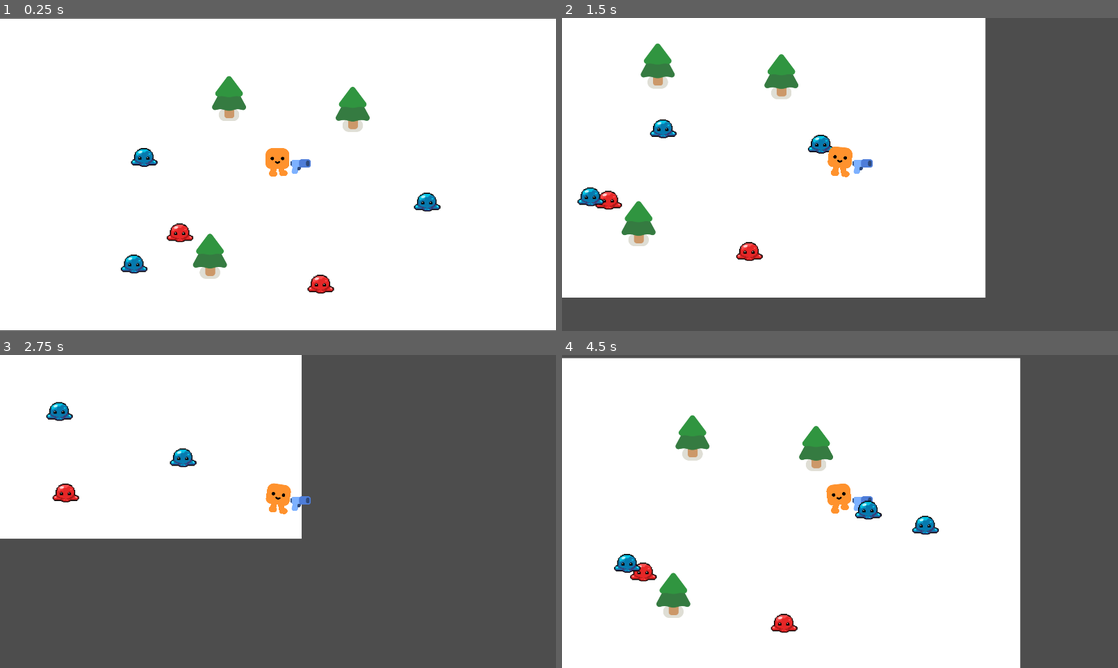
Above: before the commit, frames 1-4 (two rows, left to right).
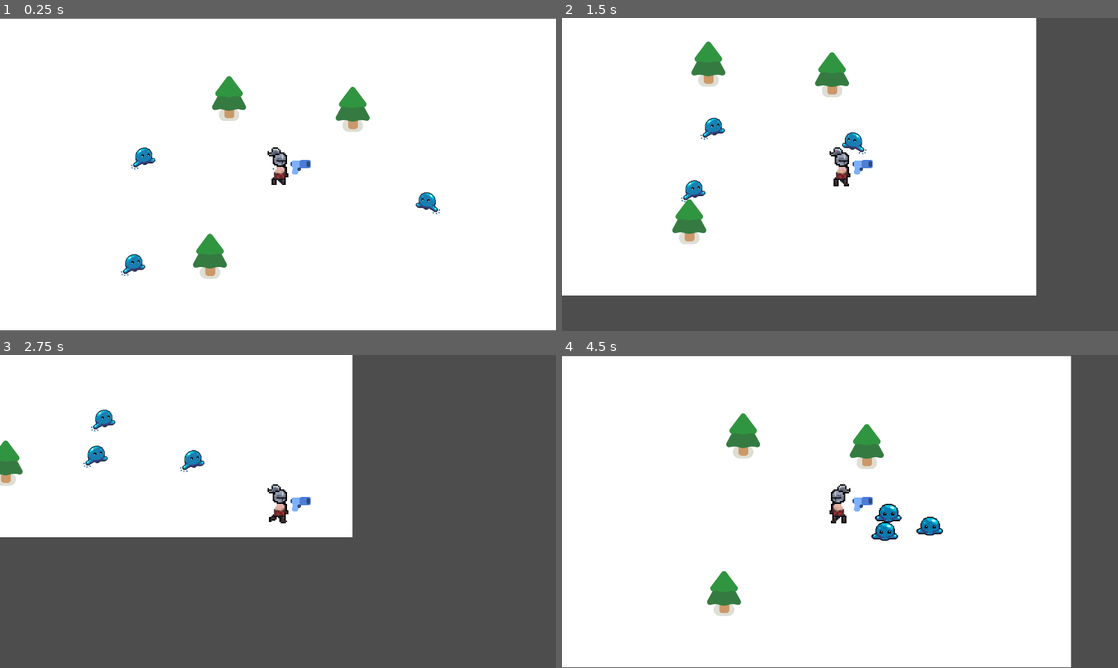
Above: after the commit, the same moments.

Repository: QuentinPerrusson21/Game-Jam
Game: Godot game, scene res://survivorsGame.tscn
Same seed, same stepped clock (60 frames per second), same inputs: the game is played once before the commit and once after it.
Inputs:
- Up to frame 1 (0.25 s): no input
- Up to frame 2 (1.5 s): hold D (move_right) 0.53-1.28 s; hold S (move_down) from 1.28 s (still down)
- Up to frame 3 (2.75 s): release S (move_down) at 2.03 s; hold D (move_right) from 2.03 s (still down)
- Up to frame 4 (4.5 s): release D (move_right) at 2.78 s; hold W (move_up) 2.78-3.53 s; hold A (move_left) from 3.53 s (still down)

The runs differ from the first frame. In frame 1, 1.4% of the frame differs, in the area x 21-80%, y 41-89%; in frame 2, 14%; in frame 3, 7.5%; in frame 4, 15%, in the area x 0-92%, y 0-100%.

Commit message:
ajout sens sur les mobs et le joueur

Diff:
--- a/mob.gd
+++ b/mob.gd
@@ -1,16 +1,20 @@
 extends CharacterBody2D
 
-
 @onready var player = get_node("/root/Game/Player")
-@onready var animated_sprite = $AnimatedSprite2D
 
 func _physics_process(delta):
 	var direction = global_position.direction_to(player.global_position)
+
 	velocity = direction * 250.0
 	move_and_slide()
 
-func update_animations(direction):
-	if direction == 0:
-		animated_sprite.play("idle")
+	update_animation(direction)
+
+func update_animation(move_input):
+	if move_input.length() > 0:
+		if move_input.x > 0:
+			$AnimatedSprite2D.flip_h = false
+		elif move_input.x < 0:
+			$AnimatedSprite2D.flip_h = true
 	else:
-		animated_sprite.play("run")
+		$AnimatedSprite2D.frame = 0
--- a/mob.tscn
+++ b/mob.tscn
@@ -49,8 +49,8 @@
 scale = Vector2(1.5, 1.5)
 sprite_frames = SubResource("SpriteFrames_1qmh0")
 animation = &"run"
-autoplay = "idle"
-frame_progress = 0.17078504
+autoplay = "run"
+frame_progress = 0.0063845236
 
 [node name="CollisionShape2D" type="CollisionShape2D" parent="." unique_id=89649084]
 position = Vector2(9, -38)
--- a/player.gd
+++ b/player.gd
@@ -1,12 +1,17 @@
 extends CharacterBody2D
 
 func _physics_process(delta):
-	var direction = Input.get_vector("move_left","move_right",
-	"move_up","move_down")
+	var direction = Input.get_vector("move_left","move_right", "move_up","move_down")
 	velocity = direction * 600
 	move_and_slide()
 
+	if direction.x > 0:
+		%Chevalier.flip_h = false
+	elif direction.x < 0:
+		%Chevalier.flip_h = true
+
+	# 3. Animations
 	if velocity.length() > 0.0:
-		%HappyBoo.play_walk_animation()
+		%Chevalier.play("run")
 	else:
-		%HappyBoo.play_idle_animation()
+		%Chevalier.play("idle")
--- a/player.tscn
+++ b/player.tscn
@@ -1,23 +1,80 @@
 [gd_scene format=3 uid="uid://c1sx7bic4uhdj"]
 
-[ext_resource type="PackedScene" uid="uid://pbmyh1qru7p" path="res://characters/happy_boo/happy_boo.tscn" id="1_4flbx"]
 [ext_resource type="Script" uid="uid://yh2ao5or56lq" path="res://player.gd" id="1_onrkg"]
+[ext_resource type="Texture2D" uid="uid://so1v2tosnocu" path="res://characters/Classe/barbare-droite-1.png" id="2_sweqy"]
+[ext_resource type="Texture2D" uid="uid://w3cq81i3ufoa" path="res://characters/Classe/barbare-droite-3.png" id="3_2hs0m"]
 [ext_resource type="PackedScene" uid="uid://du5i8r7jdycua" path="res://gun.tscn" id="3_i3pqv"]
+[ext_resource type="Texture2D" uid="uid://j4tdahf2oec1" path="res://characters/Classe/barbare-droite-2.png" id="4_1jxqw"]
 
-[sub_resource type="CircleShape2D" id="CircleShape2D_onrkg"]
-radius = 43.0
+[sub_resource type="AtlasTexture" id="AtlasTexture_dw050"]
+atlas = ExtResource("2_sweqy")
+region = Rect2(0, 0, 192, 192)
+
+[sub_resource type="AtlasTexture" id="AtlasTexture_b26j0"]
+atlas = ExtResource("3_2hs0m")
+region = Rect2(0, 0, 192, 192)
+
+[sub_resource type="AtlasTexture" id="AtlasTexture_n7ghd"]
+atlas = ExtResource("2_sweqy")
+region = Rect2(0, 0, 192, 192)
+
+[sub_resource type="AtlasTexture" id="AtlasTexture_nvl01"]
+atlas = ExtResource("4_1jxqw")
+region = Rect2(0, 0, 192, 192)
+
+[sub_resource type="AtlasTexture" id="AtlasTexture_sweqy"]
+atlas = ExtResource("3_2hs0m")
+region = Rect2(0, 0, 192, 192)
+
+[sub_resource type="SpriteFrames" id="SpriteFrames_ivps1"]
+animations = [{
+"frames": [{
+"duration": 1.0,
+"texture": SubResource("AtlasTexture_dw050")
+}, {
+"duration": 1.0,
+"texture": SubResource("AtlasTexture_b26j0")
+}],
+"loop": true,
+"name": &"idle",
+"speed": 5.0
+}, {
+"frames": [{
+"duration": 1.0,
+"texture": SubResource("AtlasTexture_n7ghd")
+}, {
+"duration": 1.0,
+"texture": SubResource("AtlasTexture_nvl01")
+}, {
+"duration": 1.0,
+"texture": SubResource("AtlasTexture_sweqy")
+}],
+"loop": true,
+"name": &"run",
+"speed": 5.0
+}]
+
+[sub_resource type="RectangleShape2D" id="RectangleShape2D_sweqy"]
+size = Vector2(32, 87)
 
 [node name="Player" type="CharacterBody2D" unique_id=1916796525]
 script = ExtResource("1_onrkg")
 
-[node name="HappyBoo" parent="." unique_id=1413801050 instance=ExtResource("1_4flbx")]
+[node name="Chevalier" type="AnimatedSprite2D" parent="." unique_id=2099475554]
 unique_name_in_owner = true
+position = Vector2(0, -31)
+scale = Vector2(1.5, 1.5)
+sprite_frames = SubResource("SpriteFrames_ivps1")
+animation = &"run"
+autoplay = "idle"
 
 [node name="CollisionShape2D" type="CollisionShape2D" parent="." unique_id=1772799208]
-position = Vector2(-3, -54)
-shape = SubResource("CircleShape2D_onrkg")
+position = Vector2(5, -27.5)
+shape = SubResource("RectangleShape2D_sweqy")
 
 [node name="Camera2D" type="Camera2D" parent="." unique_id=1722338469]
 
 [node name="Gun" parent="." unique_id=857317819 instance=ExtResource("3_i3pqv")]
-position = Vector2(0, -27)
+position = Vector2(1, -25)
+
+[node name="Sprite2D" type="Sprite2D" parent="." unique_id=1402681455]
--- a/project.godot
+++ b/project.godot
@@ -95,7 +95,7 @@
 
 [editor_plugins]
 
-enabled=PackedStringArray("res://addons/colorpicker_presets/plugin.cfg")
+enabled=PackedStringArray()
 
 [input]
 
--- a/survivorsGame.tscn
+++ b/survivorsGame.tscn
@@ -3,7 +3,6 @@
 [ext_resource type="PackedScene" uid="uid://c1sx7bic4uhdj" path="res://player.tscn" id="1_3yvkd"]
 [ext_resource type="PackedScene" uid="uid://y38gte5o0xf8" path="res://mob.tscn" id="3_3yvkd"]
 [ext_resource type="PackedScene" uid="uid://dq3r015sr1uql" path="res://pine_tree.tscn" id="3_8a785"]
-[ext_resource type="PackedScene" uid="uid://dh65gqncrg3a0" path="res://SlimeFeu.tscn" id="4_e8hy1"]
 
 [node name="Game" type="Node2D" unique_id=1988959735]
 y_sort_enabled = true
@@ -32,9 +31,3 @@
 
 [node name="Mob3" parent="." unique_id=878809260 instance=ExtResource("3_3yvkd")]
 position = Vector2(1529, 686)
-
-[node name="CharacterBody2D" parent="." unique_id=325562055 instance=ExtResource("4_e8hy1")]
-position = Vector2(1111, 913)
-
-[node name="CharacterBody2D2" parent="." unique_id=1500059654 instance=ExtResource("4_e8hy1")]
-position = Vector2(625, 736)
Binary file added: characters/Classe/barbare-droite-1.png
Not shown, added: characters/Classe/barbare-droite-1.png.import
Binary file added: characters/Classe/barbare-droite-2.png
Not shown, added: characters/Classe/barbare-droite-2.png.import
Binary file added: characters/Classe/barbare-droite-3.png
Not shown, added: characters/Classe/barbare-droite-3.png.import
Not shown, added: characters/.DS_Store
